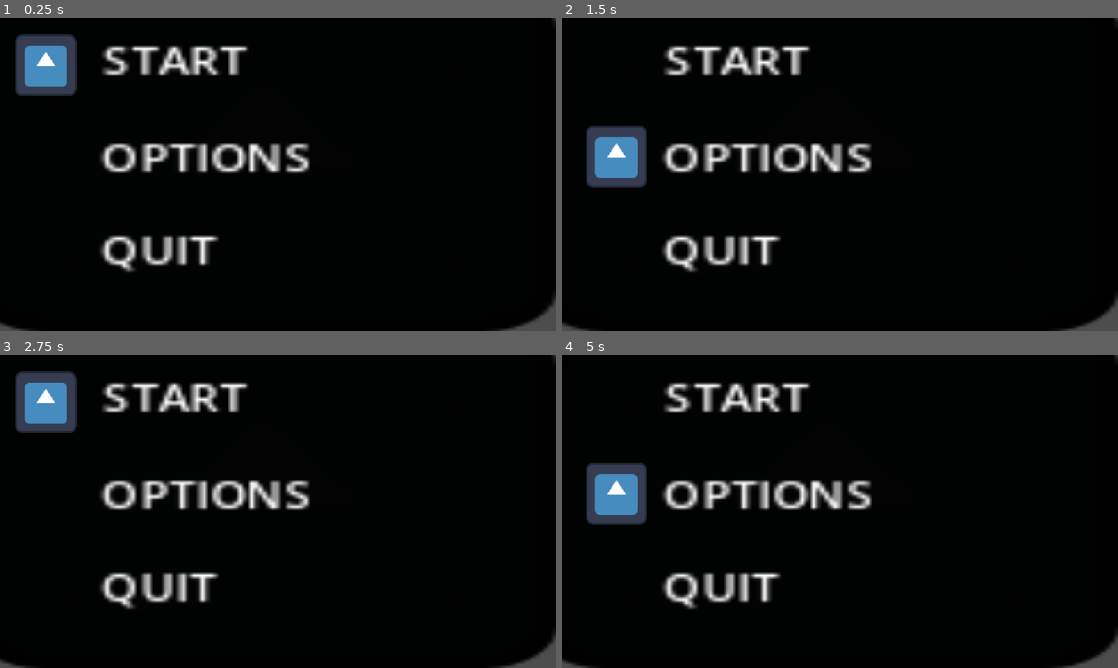
Above: before the commit, frames 1-4 (two rows, left to right).
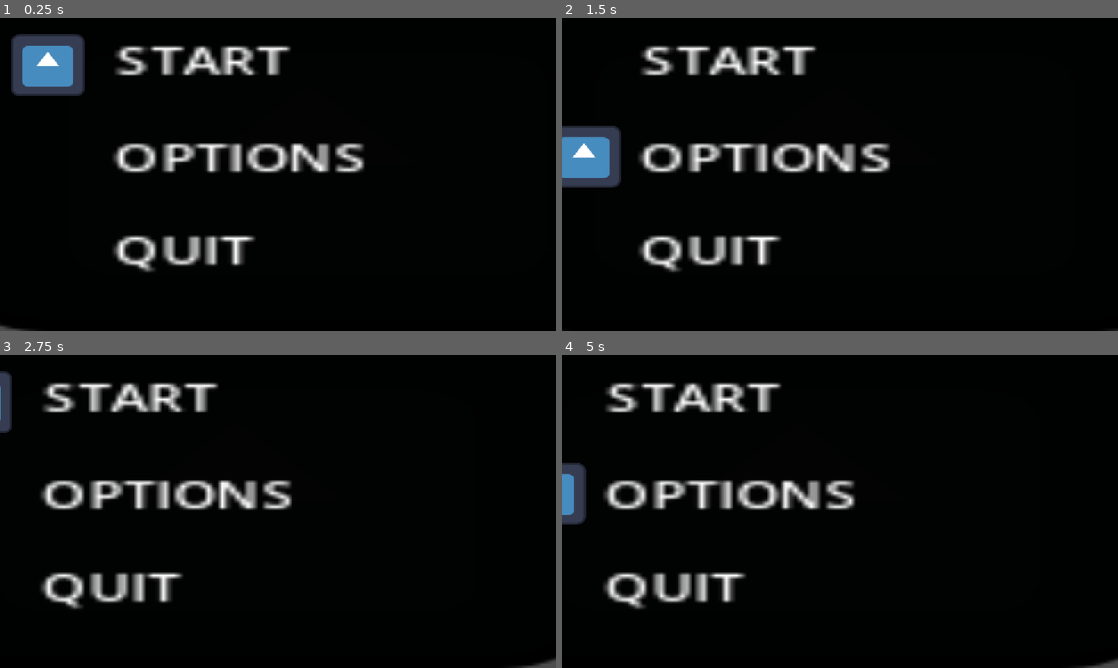
Above: after the commit, the same moments.

Repository: Ranger-Yev/project_sequence
Game: Godot game, scene res://game_bigga.tscn
The game is run twice, just before and just after one commit, with the same random seed, the same clock (stepped at 60 frames per second) and the same inputs. The engine's default icon, where the game draws it, is replaced by a stand-in: a white triangle on a blue panel in a dark square.
Inputs:
- Up to frame 1 (0.25 s): no input
- Up to frame 2 (1.5 s): tap Enter (ui_accept) at 0.5, 0.77 s; hold Up (ui_up) 0.53-1.28 s; hold Down (ui_down) from 1.28 s (still down)
- Up to frame 3 (2.75 s): tap Enter (ui_accept) at 1.52 s; release Down (ui_down) at 2.03 s; hold Up (ui_up) from 2.03 s (still down)
- Up to frame 4 (5 s): tap Enter (ui_accept) at 3.02, 3.77, 4.52 s; release Up (ui_up) at 3.53 s; hold Down (ui_down) from 3.53 s (still down)

The runs differ from the first frame. In frame 1, 8.9% of the frame differs, in the area x 0-100%, y 0-100%; in frame 2, 9.8%; in frame 3, 11%; in frame 4, 11%.

Commit message:
Added Cams node and implemented Cam movement. This commit also adds a custom made font from another project.

Diff:
--- /dev/null
+++ b/Scripts/open_cams.gd
@@ -0,0 +1,30 @@
+extends Node2D
+var cam_go_right = true
+var cam_go_left = false
+@onready var cam = $Camera2D
+# Called when the node enters the scene tree for the first time.
+func _ready() -> void:
+
+	pass # Replace with function body.
+
+
+# Called every frame. 'delta' is the elapsed time since the previous frame.
+func _process(delta: float) -> void:
+	if cam_go_right:
+		if cam.position.x >= 192:
+			cam_go_left = true
+			cam_go_right = false
+		cam.position.x += 50*delta
+
+	if cam_go_left:
+		if cam.position.x <= 0:
+			cam_go_right = true
+			cam_go_left = false
+		cam.position.x -= 50*delta
+
+
+
+
+
+
+	pass
--- a/start_screen.gd
+++ b/Scripts/start_screen.gd
@@ -28,6 +28,7 @@
 		else:
 			pass
 
+	# Selector
 	if Input.is_action_just_pressed("ui_accept"):
 		if $"Icon".position == $"M1".position:
 			print("Started the game")
--- a/game_bigga.tscn
+++ b/game_bigga.tscn
@@ -1,7 +1,8 @@
 [gd_scene format=3 uid="uid://rw3ry7y4bgyp"]
 
 [ext_resource type="Texture2D" uid="uid://cul8kjp32rhnw" path="res://icon.svg" id="1_0vm6x"]
-[ext_resource type="Script" uid="uid://b26um1er6nsa" path="res://start_screen.gd" id="1_f0aww"]
+[ext_resource type="Script" uid="uid://b26um1er6nsa" path="res://Scripts/start_screen.gd" id="1_f0aww"]
+[ext_resource type="Script" uid="uid://bjk4qwirwq7yw" path="res://Scripts/open_cams.gd" id="3_se8kq"]
 
 [node name="Game Bigga" type="Node2D" unique_id=1381105428]
 
@@ -56,3 +57,10 @@
 position = Vector2(1571.0002, -430)
 scale = Vector2(1.0000001, 1)
 texture = ExtResource("1_0vm6x")
+
+[node name="Open Cams" type="Node2D" parent="." unique_id=28793955]
+script = ExtResource("3_se8kq")
+
+[node name="Camera2D" type="Camera2D" parent="Open Cams" unique_id=149479984]
+anchor_mode = 0
+zoom = Vector2(1.2, 1)
Binary file added: Art/font.png
Renamed: layout.png -> Art/layout.png
Not shown, added: Art/layout.png.import
Binary file added: Art/layout1.png
Not shown, added: Art/layout1.png.import
Binary file added: Art/layout2.png
Not shown, added: Art/layout2.png.import
Binary file added: Art/layout3.png
Not shown, added: Art/layout3.png.import
Binary file added: Art/layout4.png
Not shown, added: Art/layout4.png.import
Not shown, added: Scripts/open_cams.gd.uid
(and 1 more such lines)
